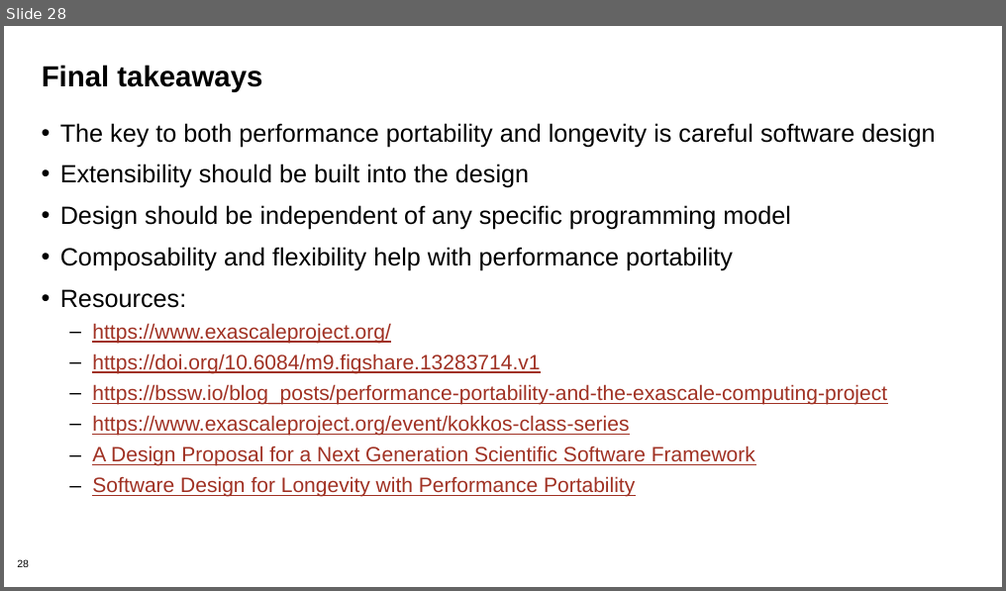
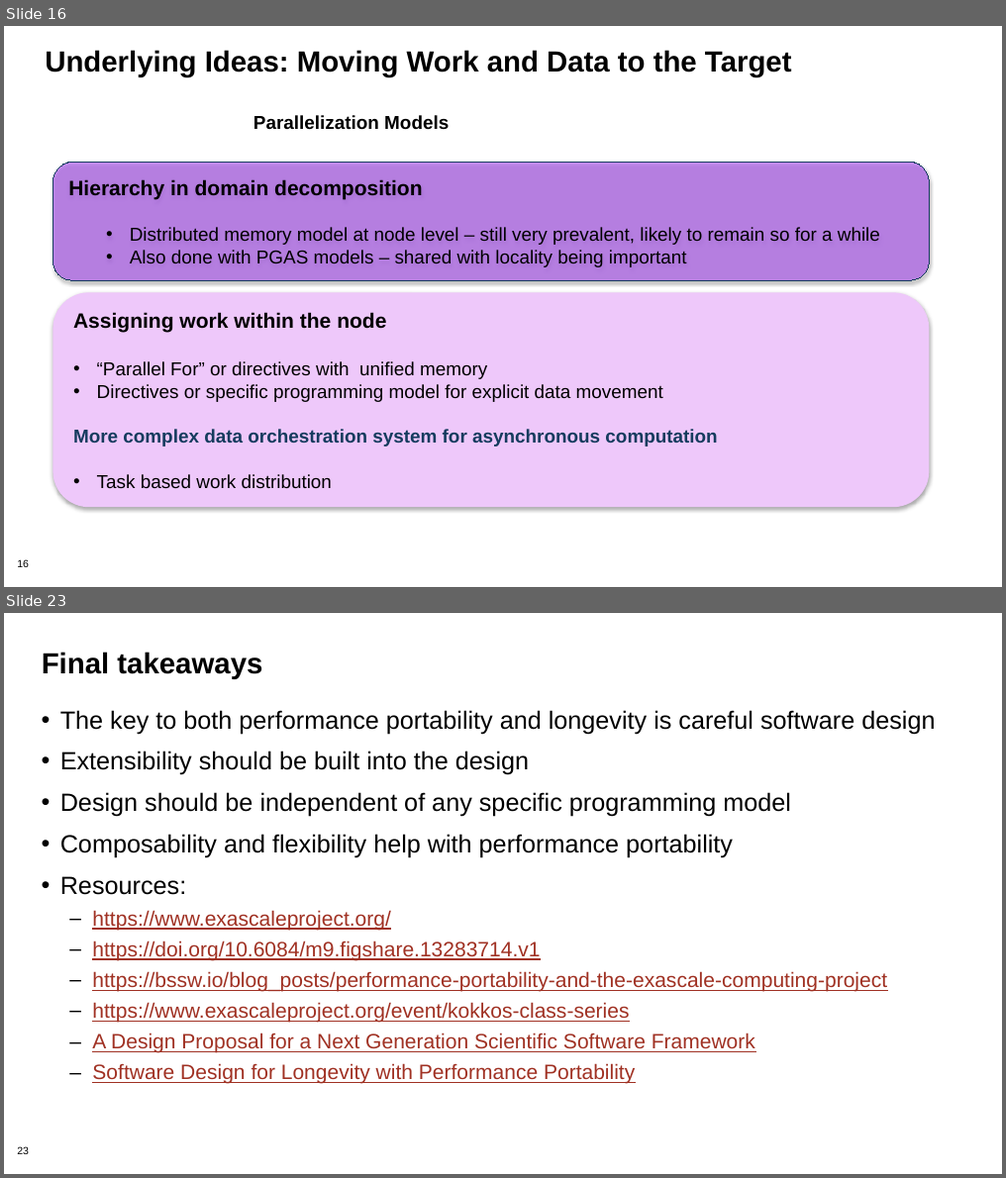
Before and after one commit to bssw-tutorial/presentations, a slide deck: design-a.pptx. Shown one above the other, each under a label of ours: slide 28 before the commit, slides 16 and 23 after it; the slides between them are not shown. The pictures are 1006x591 and 1006x1178 pixels, drawn with LibreOffice and Linux fonts; fonts in the diff are those of the drawing; background and template pictures are left out. Boxes give left, top, right and bottom in pixels: in the first picture for what was removed or moved away, otherwise in the second. Text is boxed around its words. In the diff, an @@ line names an element or a change of style, - is before the commit and + after.

```diff
--- a/design-a.pptx
+++ b/design-a.pptx
@@ slide 16 added at (4, 26, 1002, 587), background #FFFFFF; not listed: 1 template element that a slide beside it also shows @@
@@ title added at (45, 50, 792, 77), 28 pt, text #000000, bold @@
+Underlying Ideas: Moving Work and Data to the Target
@@ text added at (253, 115, 449, 130), 18 pt, text #000000, bold @@
+Parallelization Models
@@ rounded rectangle added at (53, 163, 929, 281), fill #A952EE at 63% opacity, outline #153B5E 0.75 pt, 18 pt, text #000000 @@
+Hierarchy in domain decomposition
+  • Distributed memory model at node level – still very prevalent, likely to remain so for a while
+  • Also done with PGAS models – shared with locality being important
@@ rounded rectangle added at (53, 292, 929, 507), fill #EEC8FA, 18 pt, text #000000 @@
+Assigning work within the node
+• “Parallel For” or directives with unified memory
+• Directives or specific programming model for explicit data movement
+More complex data orchestration system for asynchronous computation
+• Task based work distribution
@@ what was slide 28 is now slide 23 @@
```
Also in this commit, not shown: 7 slides changed, 13 other slides added, 19 slides removed.
